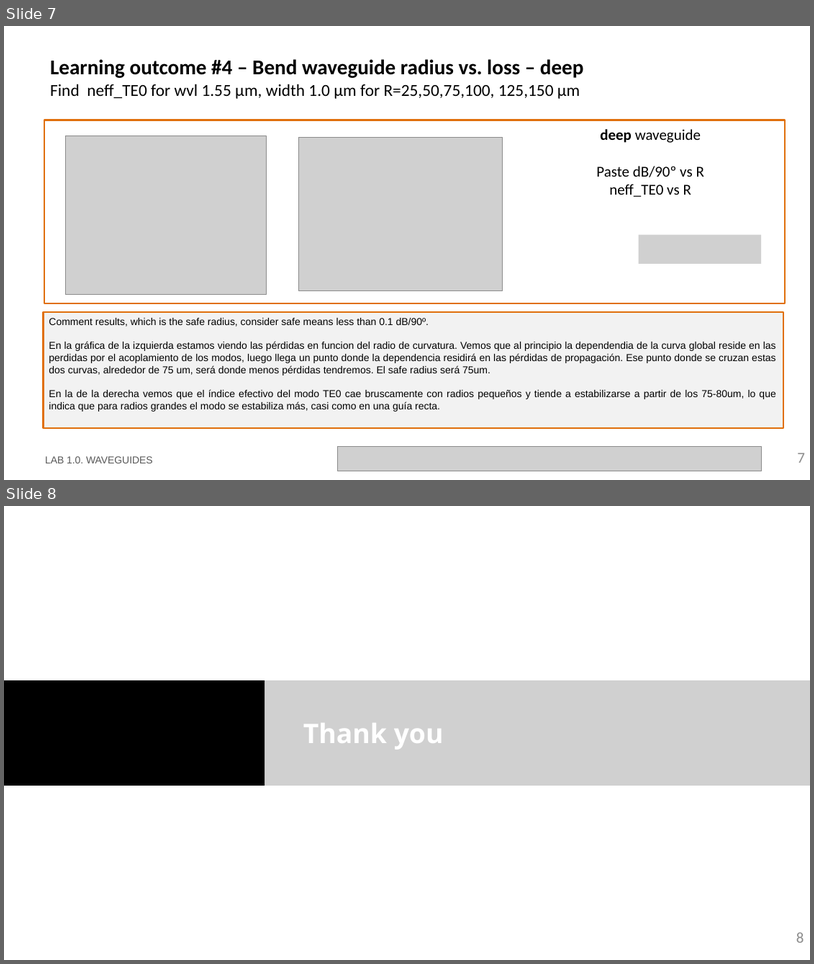
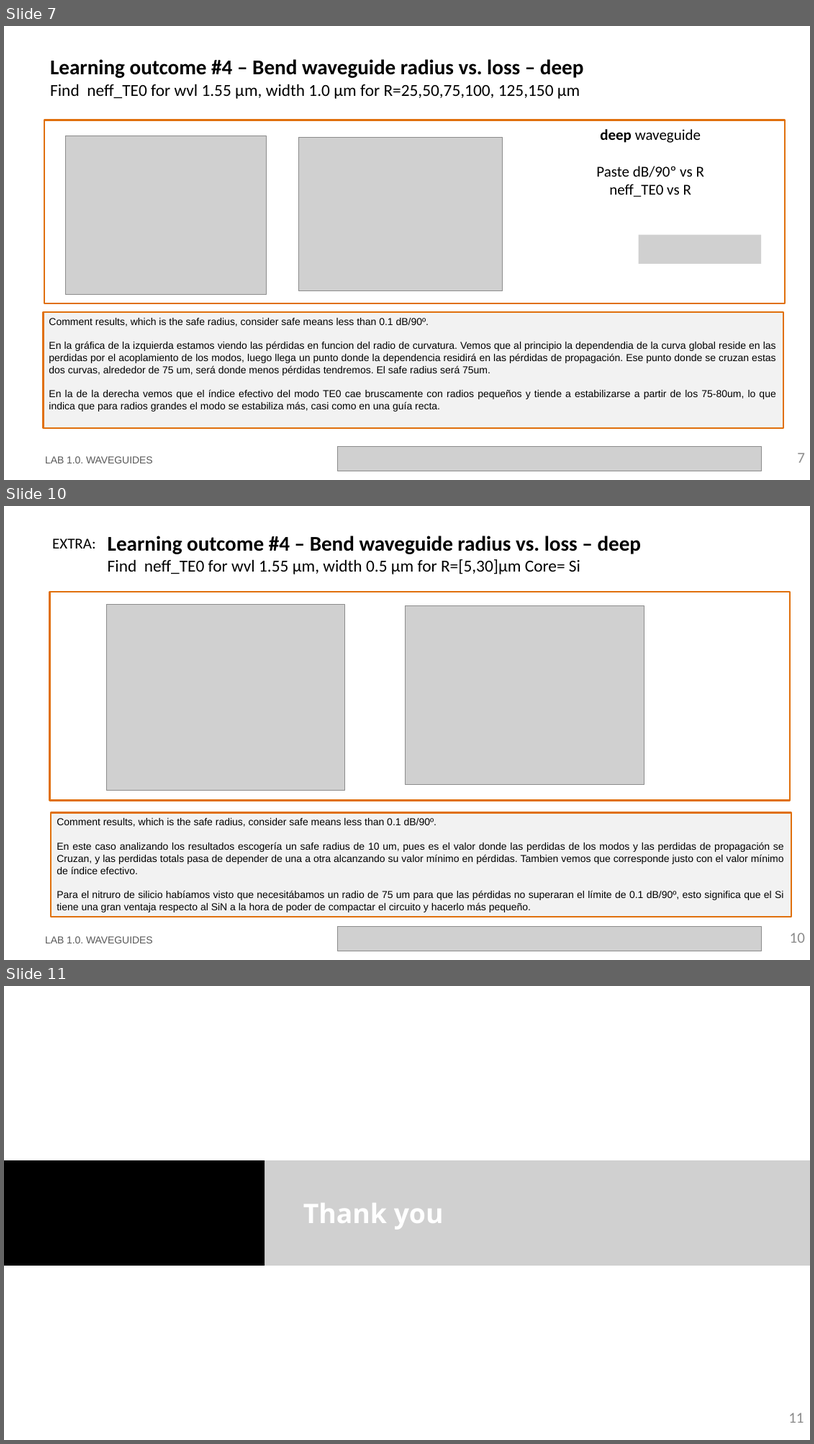
Before and after one commit to nmargar4/pic-upv-lab1_nadia, a slide deck: LabBook_10.pptx. Shown one above the other, each under a label of ours: slides 7 and 8 before the commit, slides 7, 10 and 11 after it; the slides between them are not shown. The pictures are 814x964 and 814x1444 pixels, drawn with LibreOffice and Linux fonts; fonts in the diff are those of the drawing; grey boxes stand for pictures; background and template pictures are left out. Boxes give left, top, right and bottom in pixels: in the first picture for what was removed or moved away, otherwise in the second. Text is boxed around its words. In the diff, an @@ line names an element or a change of style, - is before the commit and + after.

```diff
--- a/LabBook_10.pptx
+++ b/LabBook_10.pptx
@@ slide 10 added at (4,506,810,960), background #FFFFFF @@
@@ text added at (52,538,96,548), 18 pt, text #000000 @@
+EXTRA:
@@ title added at (108,536,642,574), 20 pt, text #000000 @@
+Learning outcome #4 – Bend waveguide radius vs. loss – deep
+Find neff_TE0 for wvl 1.55 µm, width 0.5 µm for R=[5,30]µm Core= Si
@@ rectangle added at (49,592,790,800), outline #E0700D 2.25 pt @@
@@ picture added at (107,604,345,790) @@
@@ picture added at (406,606,645,784) @@
@@ rectangle added at (52,813,792,917), fill #F2F2F2, outline #E0700D 2.25 pt, 12 pt, text #000000 @@
+Comment results, which is the safe radius, consider safe means less than 0.1 dB/90º.
+En este caso analizando los resultados escogería un safe radius de 10 um, pues es el valor donde las perdidas de los modos y las perdidas de propagación se Cruzan, y las perdidas totals pasa de depender de una a otra alcanzando su valor mínimo en pérdidas. Tambien vemos que corresponde justo con el valor mínimo de índice efectivo.
+Para el nitruro de silicio habíamos visto que necesitábamos un radio de 75 um para que las pérdidas no superaran el límite de 0.1 dB/90º, esto significa que el Si tiene una gran ventaja respecto al SiN a la hora de poder de compactar el circuito y hacerlo más pequeño.
@@ text added at (45,936,153,943), 12 pt, text #585858 @@
+LAB 1.0. WAVEGUIDES
@@ picture added at (338,926,762,951) @@
@@ page number added at (790,932,805,942), 18 pt, text #8C8C8C @@
+10
@@ what was slide 8 is now slide 11 @@
@@ page number at (789,1412,804,1422): text changed @@
-8
+11
```
Also in this commit, not shown: 3 slides changed, 2 other slides added.
